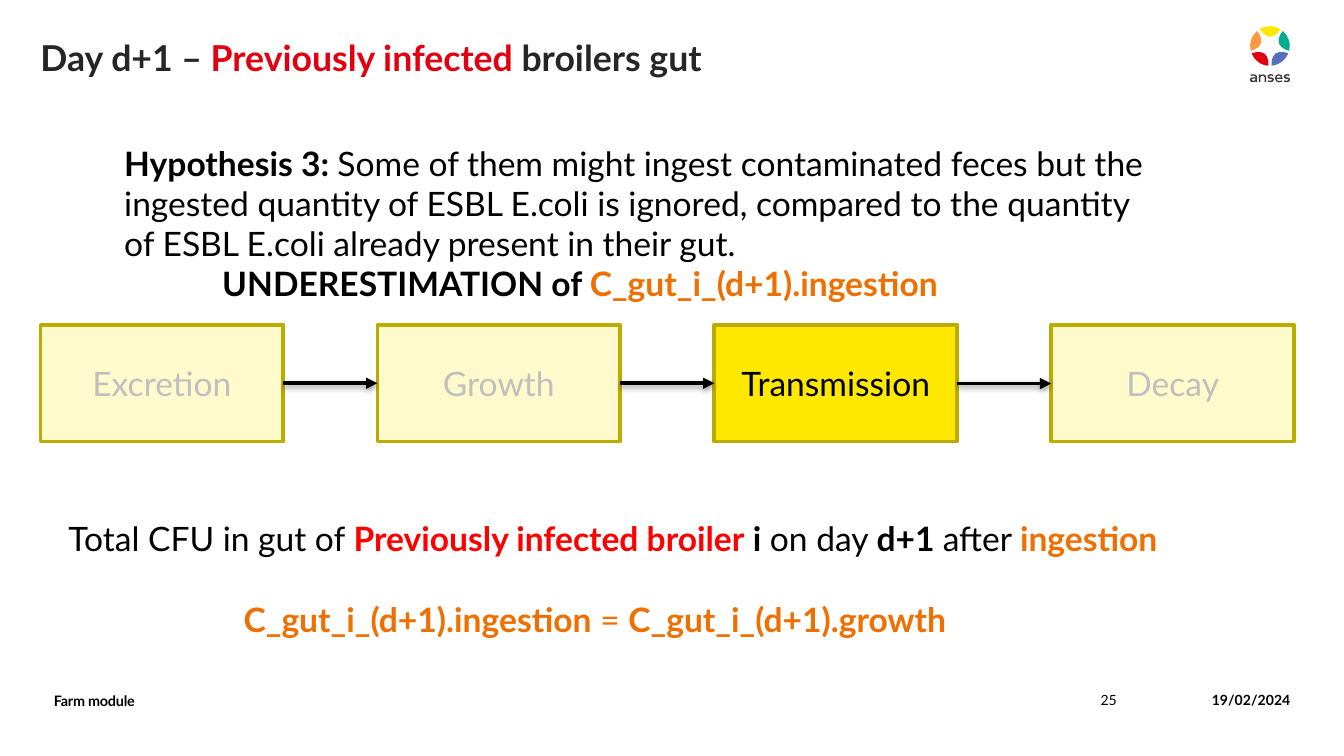
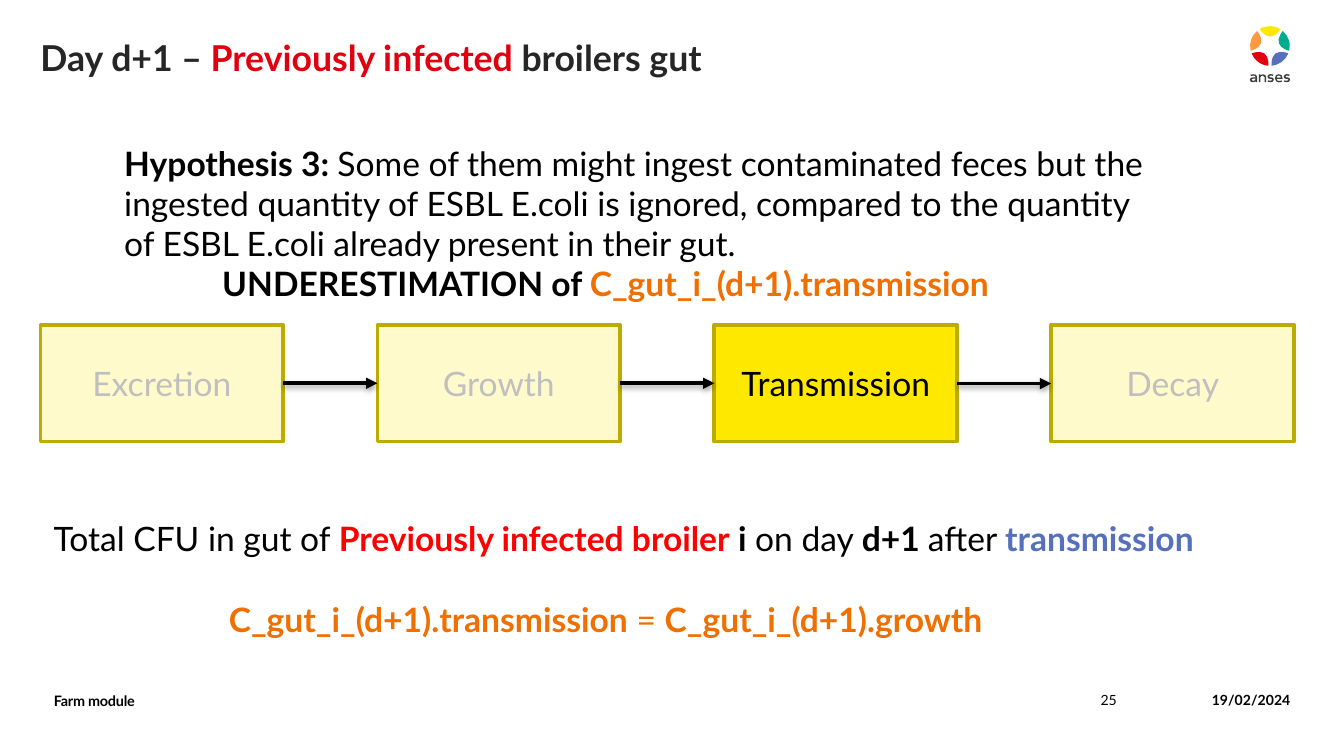
Before and after one commit to ENVIRE-JPIAMR/farm-module, a slide deck: slide 25 of docs/farm_module.pptx. Drawn at 1344x756 pixels with LibreOffice and Linux fonts; fonts in the diff are those of the drawing. Boxes give left, top, right and bottom in pixels: in the first picture for what was removed or moved away, otherwise in the second. Text is boxed around its words. In the diff, an @@ line names an element or a change of style, - is before the commit and + after.

Commit message:
doc updated

```diff
--- a/docs/farm_module.pptx
+++ b/docs/farm_module.pptx
@@ text at (222, 270, 989, 302): text changed @@
-UNDERESTIMATION of C_gut_i_(d+1).ingestion
+UNDERESTIMATION of C_gut_i_(d+1).transmission
@@ text at (54, 526, 1193, 638): text changed @@
-Total CFU in gut of Previously infected broiler i on day d+1 after ingestion
-C_gut_i_(d+1).ingestion = C_gut_i_(d+1).growth
+Total CFU in gut of Previously infected broiler i on day d+1 after transmission
+C_gut_i_(d+1).transmission = C_gut_i_(d+1).growth
```
Also in this commit, not shown: 8 other slides changed, 1 slide added.
